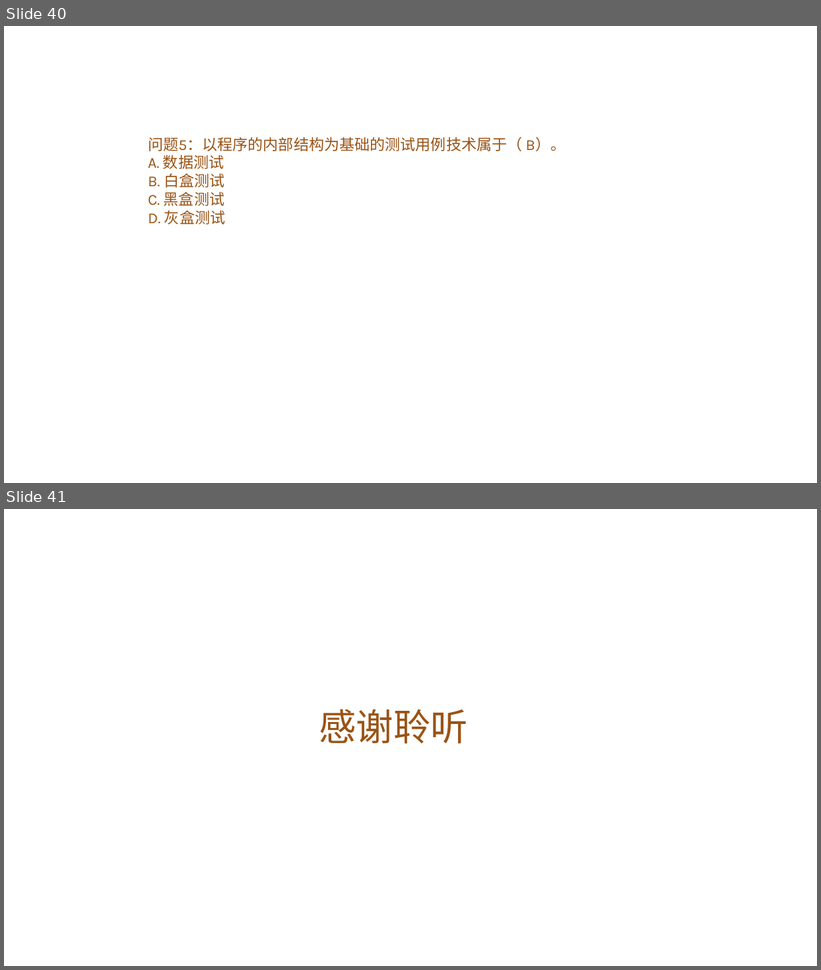
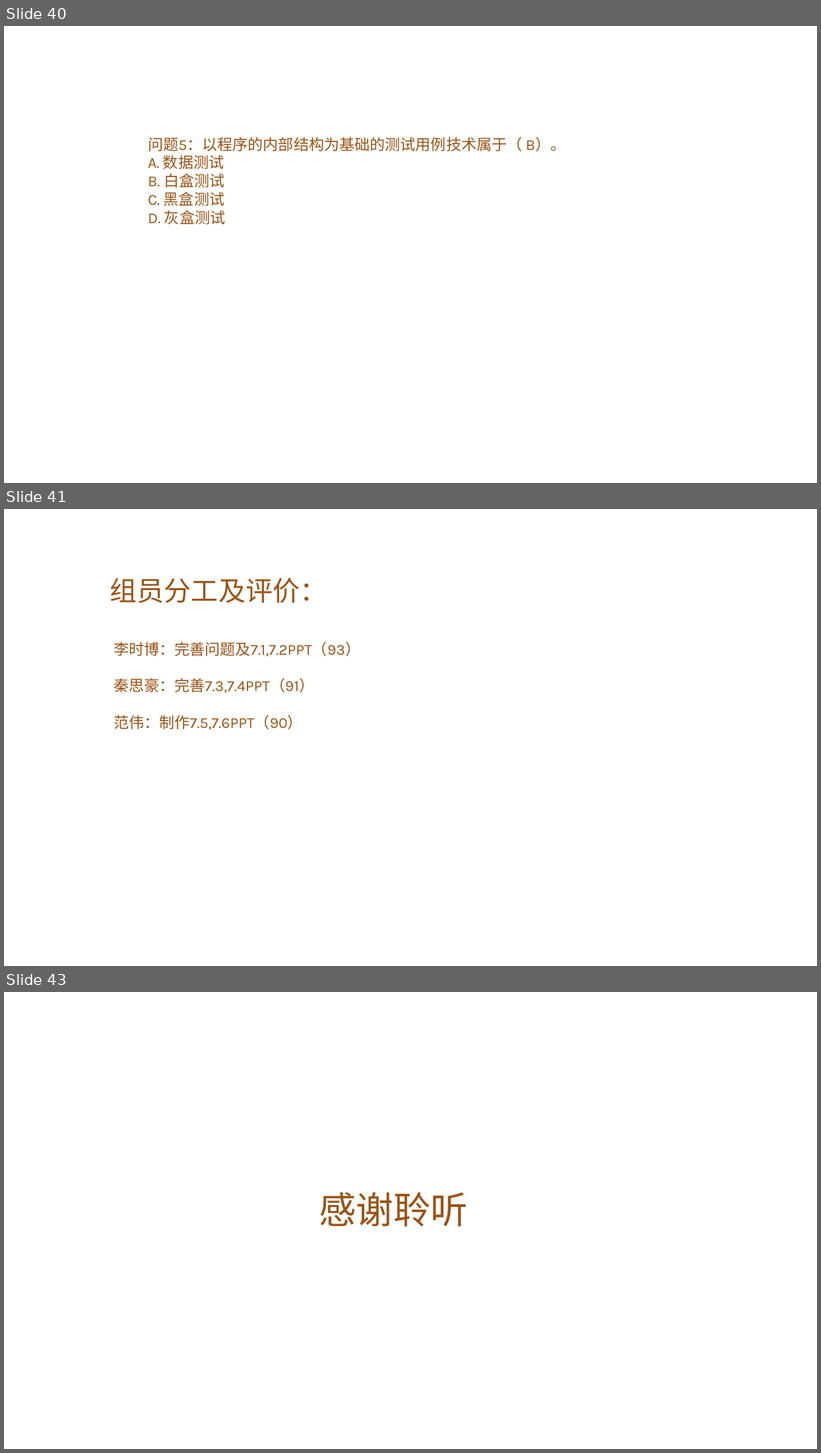
Before and after one commit to G17workfordadoudou/dadoudou, a slide deck: G17小组翻转课堂(1)(1).pptx. Shown one above the other, each under a label of ours: slides 40 and 41 before the commit, slides 40, 41 and 43 after it; the slides between them are not shown. The pictures are 821x970 and 821x1453 pixels, drawn with LibreOffice and Linux fonts; fonts in the diff are those of the drawing; background and template pictures are left out. Boxes give left, top, right and bottom in pixels: in the first picture for what was removed or moved away, otherwise in the second. Text is boxed around its words. In the diff, an @@ line names an element or a change of style, - is before the commit and + after.

Commit message:
132

```diff
--- a/G17小组翻转课堂(1)(1).pptx
+++ b/G17小组翻转课堂(1)(1).pptx
@@ slide 41 added at [4, 509, 817, 966], background picture (left out) @@
@@ text added at [110, 578, 327, 603], 32 pt, text #9A5315 @@
+组员分工及评价：
@@ text added at [114, 642, 360, 730], 18 pt, text #9A5315 @@
+李时博：完善问题及7.1,7.2PPT（93）
+秦思豪：完善7.3,7.4PPT（91）
+范伟：制作7.5,7.6PPT（90）
@@ what was slide 41 is now slide 43 @@
```
Also in this commit, not shown: 1 other slide added.
